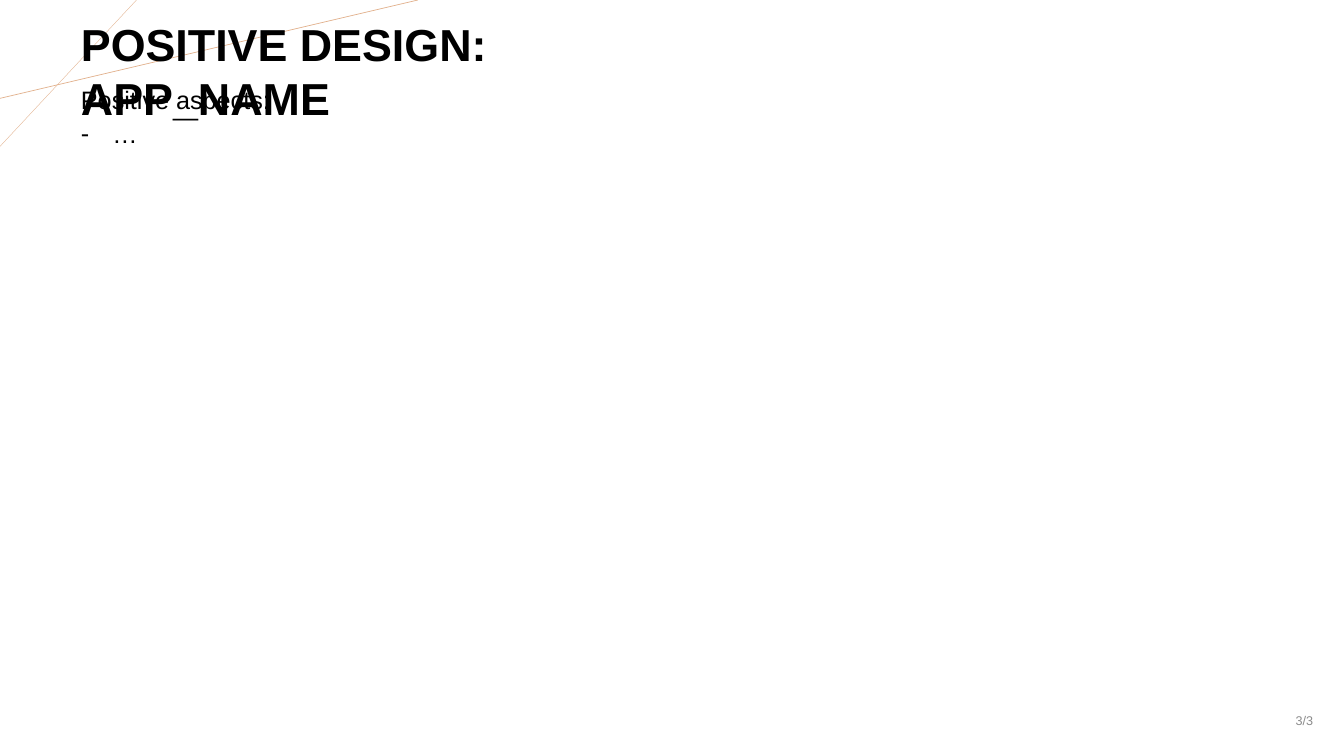
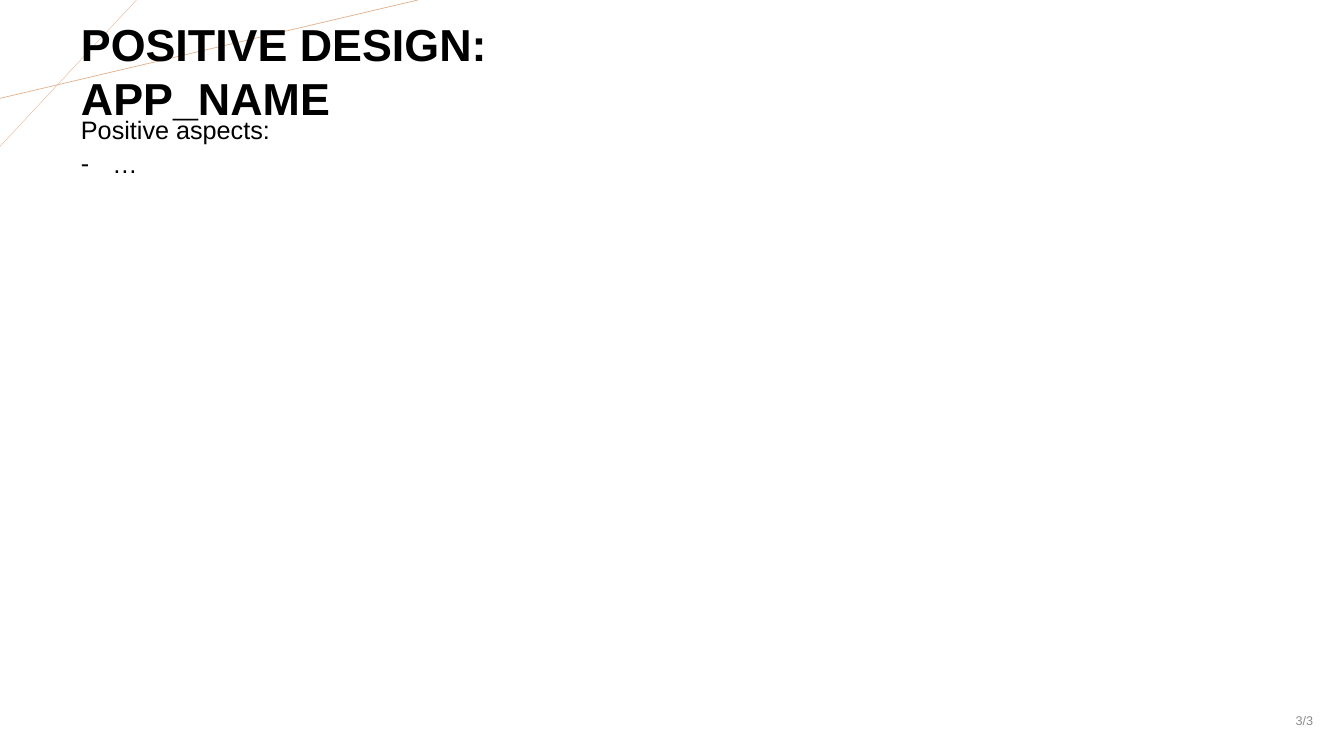
Before and after one commit to MikeIsBack/UniPD-MSc-Computer-Science-courses, a slide deck: slide 3 of Mobile Programming and Multimedia/Exercises/2023-2024/Exercise-2/Amista_Sanson_Mobile_Design.pptx. Drawn at 1344x756 pixels with LibreOffice and Linux fonts; fonts in the diff are those of the drawing. Boxes give left, top, right and bottom in pixels: in the first picture for what was removed or moved away, otherwise in the second. Text is boxed around its words. In the diff, an @@ line names an element or a change of style, - is before the commit and + after.

```diff
--- a/Mobile Programming and Multimedia/Exercises/2023-2024/Exercise-2/Amista_Sanson_Mobile_Design.pptx
+++ b/Mobile Programming and Multimedia/Exercises/2023-2024/Exercise-2/Amista_Sanson_Mobile_Design.pptx
@@ text "Positive aspects:" moved from (x1=81, y1=89, x2=270, y2=115) to (x1=81, y1=118, x2=270, y2=144) @@
```
Also in this commit, not shown: 1 other slide changed, 49 other files.
